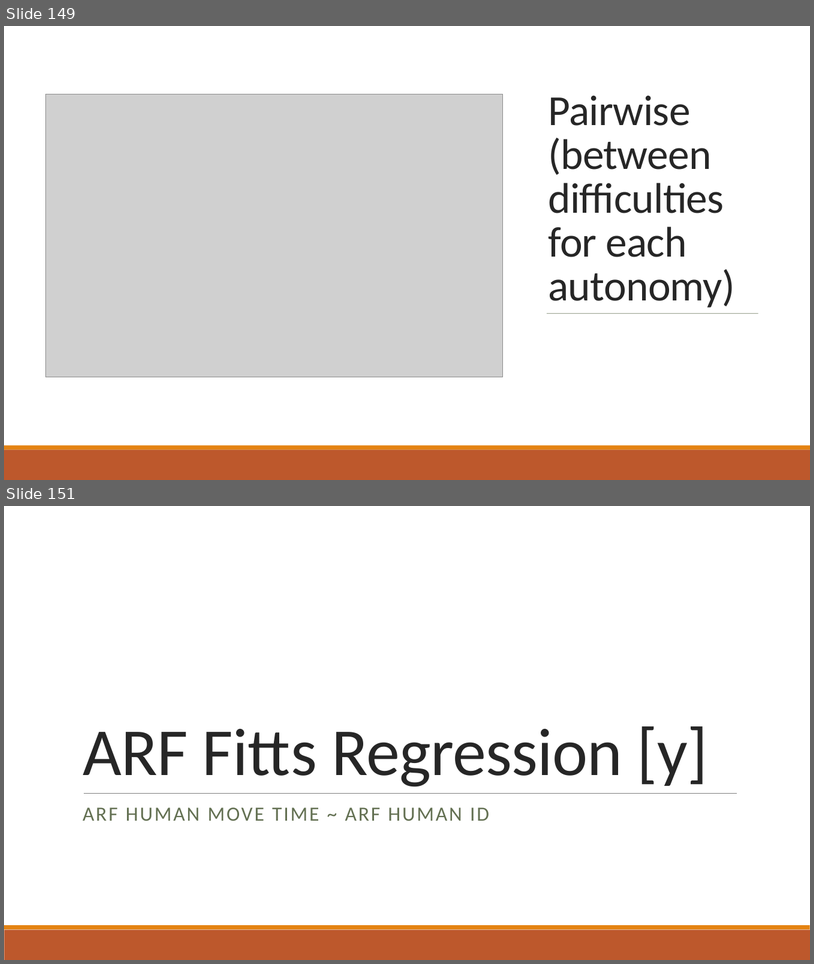
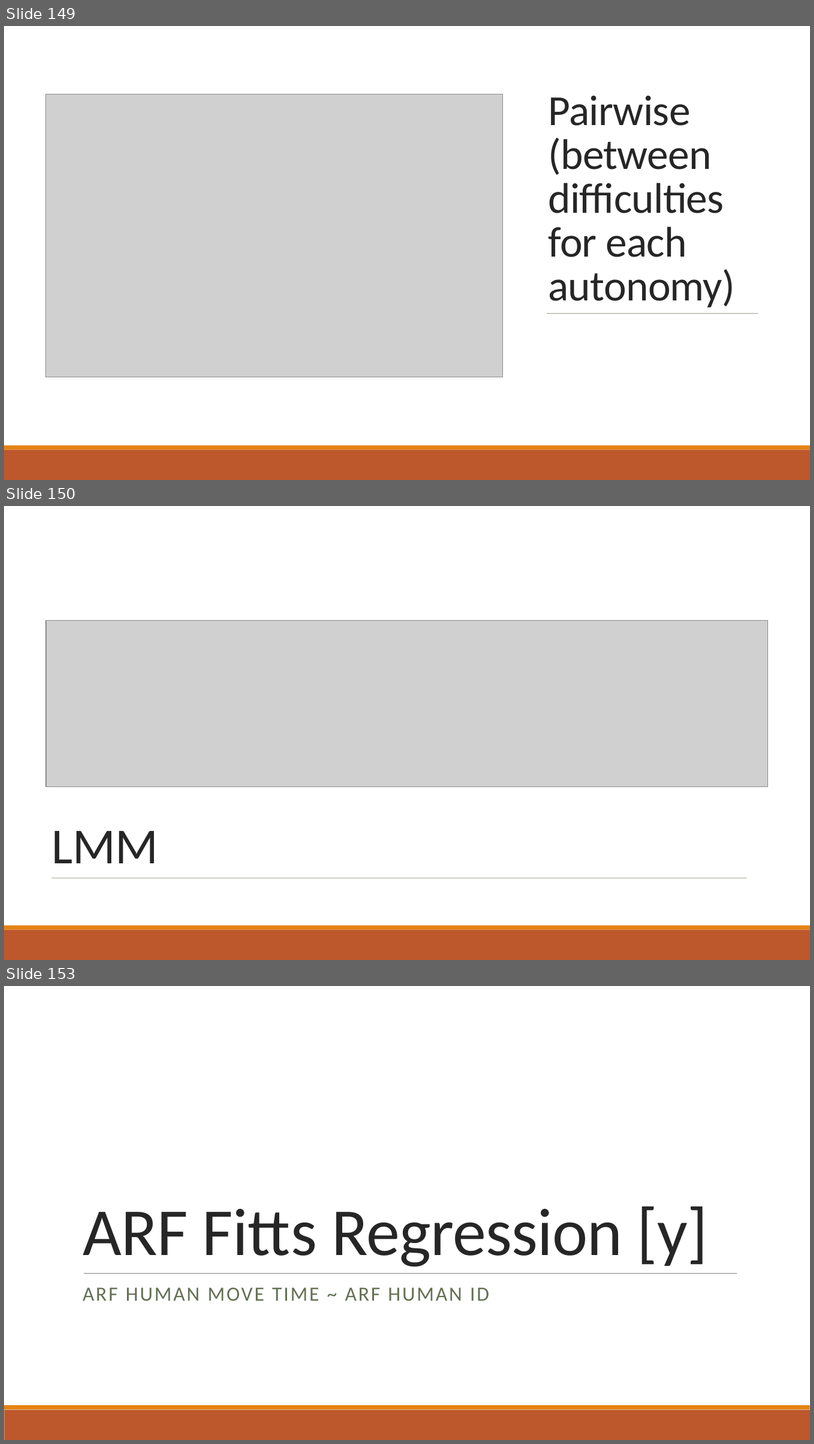
Before and after one commit to mpan31415/AutonomyFitts, a slide deck: R_analysis/results_interpretation.pptx. Shown one above the other, each under a label of ours: slides 149 and 151 before the commit, slides 149, 150 and 153 after it; the slides between them are not shown. The pictures are 814x964 and 814x1444 pixels, drawn with LibreOffice and Linux fonts; fonts in the diff are those of the drawing; grey boxes stand for pictures. Boxes give left, top, right and bottom in pixels: in the first picture for what was removed or moved away, otherwise in the second. Text is boxed around its words. In the diff, an @@ line names an element or a change of style, - is before the commit and + after.

```diff
--- a/R_analysis/results_interpretation.pptx
+++ b/R_analysis/results_interpretation.pptx
@@ slide 150 added at box(4, 506, 810, 960), background #FFFFFF @@
@@ rectangle added at box(4, 506, 810, 925), fill #FFFFFF @@
@@ picture added at box(46, 621, 768, 787) @@
@@ title added at box(52, 831, 158, 863), 60 pt, text #262626 @@
+LMM
@@ line added from (52, 877) to (747, 877), #637052 0.5 pt @@
@@ rectangle added at box(4, 925, 810, 930), fill #E48312 @@
@@ rectangle added at box(4, 930, 810, 960), fill #BD582C @@
@@ what was slide 151 is now slide 153 @@
```
Also in this commit, not shown: 4 slides changed, 3 other slides added, 4 other files.
